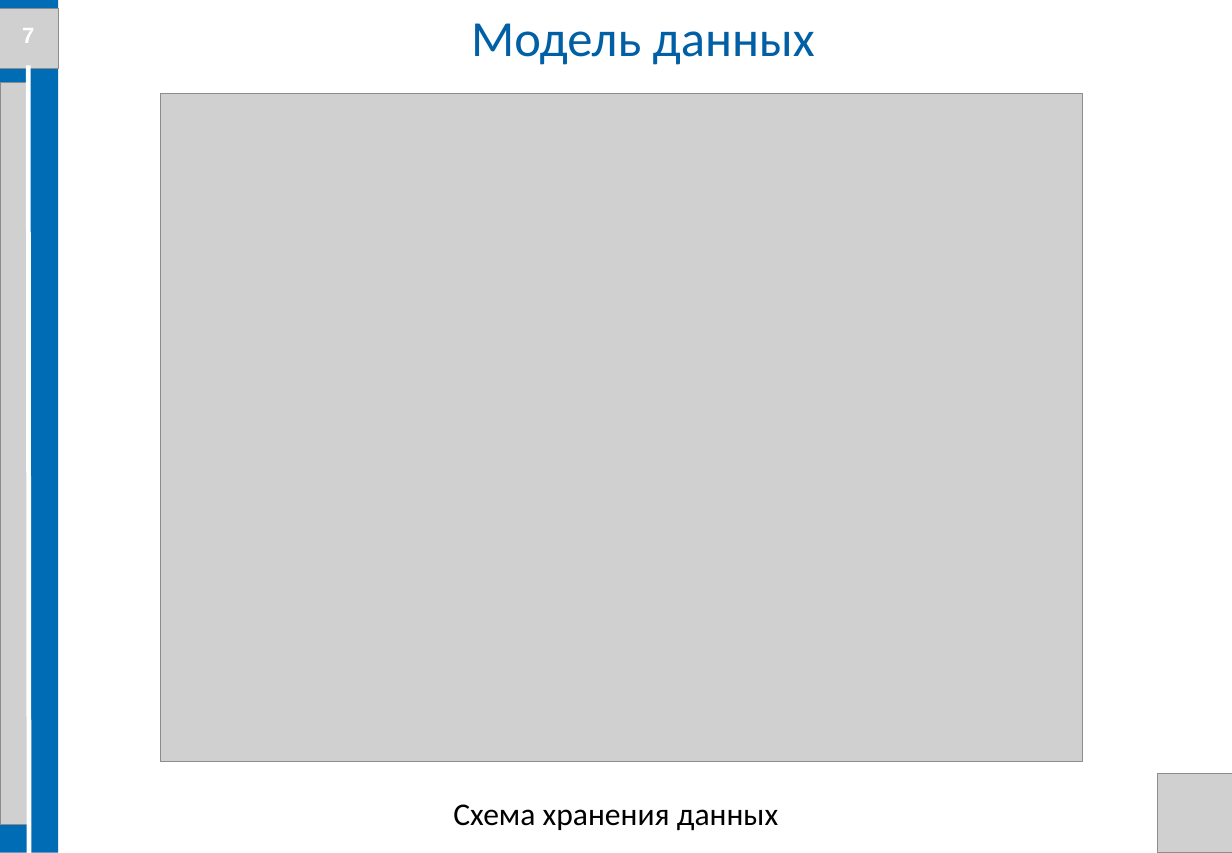
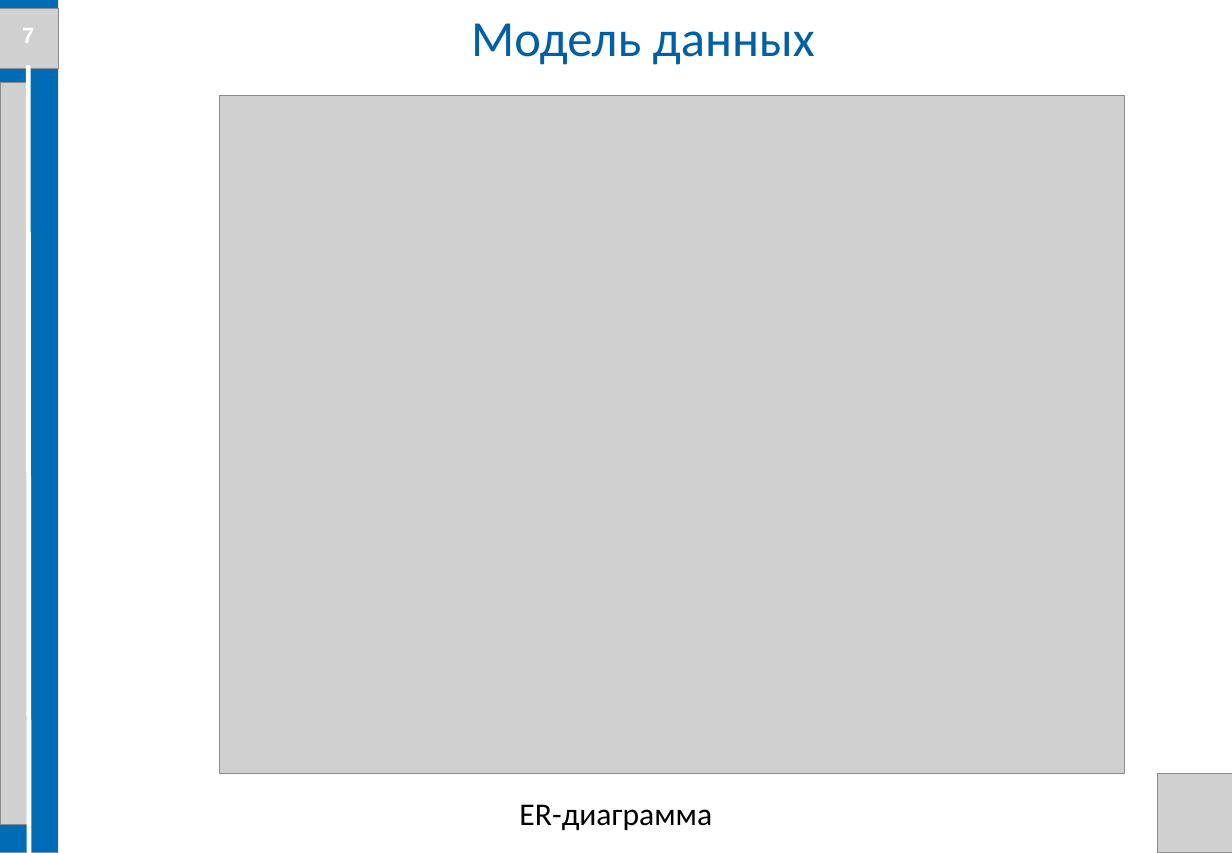
Before and after one commit to Evgenij1234/Diplom-work, a slide deck: slide 7 of Documents/Презентация ВКР Семенов Е.А. БПЦ 21-01.pptx. Drawn at 1232x853 pixels with LibreOffice and Linux fonts; fonts in the diff are those of the drawing; grey boxes stand for pictures; background and template pictures are left out. Boxes give left, top, right and bottom in pixels: in the first picture for what was removed or moved away, otherwise in the second. Text is boxed around its words. In the diff, an @@ line names an element or a change of style, - is before the commit and + after.

```diff
--- a/Documents/Презентация ВКР Семенов Е.А. БПЦ 21-01.pptx
+++ b/Documents/Презентация ВКР Семенов Е.А. БПЦ 21-01.pptx
@@ picture: place and size @@
-picture at <box>160,93,1083,761</box>
+picture at <box>220,96,1125,774</box>
@@ text at <box>519,804,712,831</box>: text changed @@
-Схема хранения данных
+ER-диаграмма
```
Also in this commit, not shown: 3 other files.
